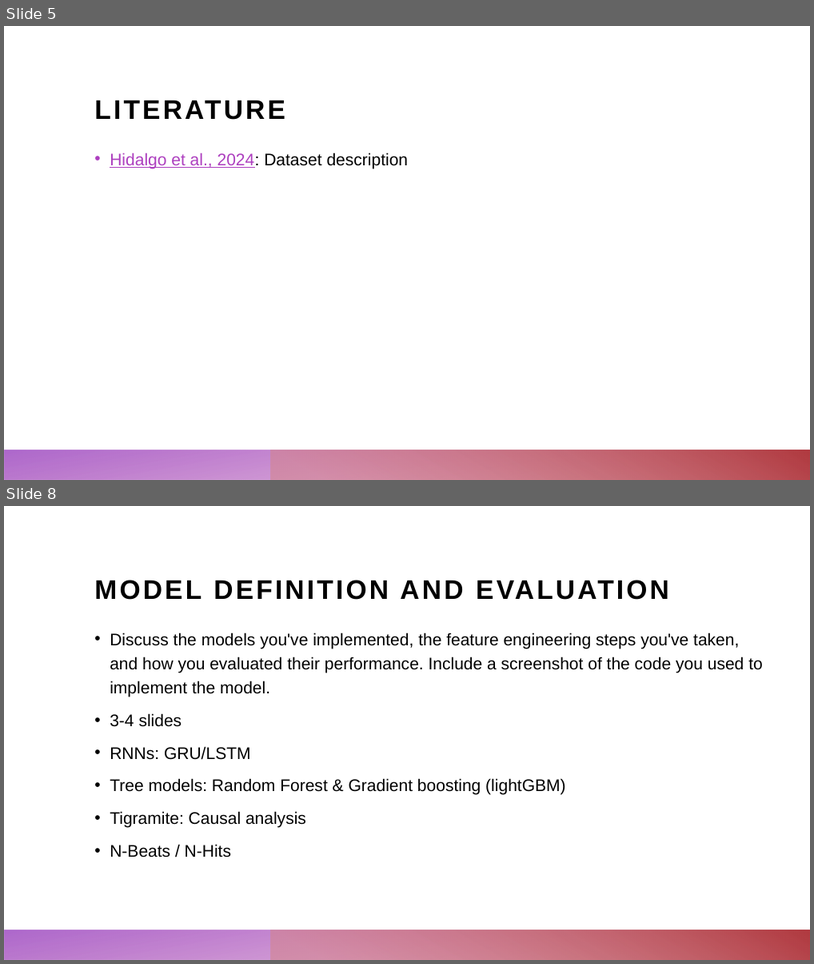
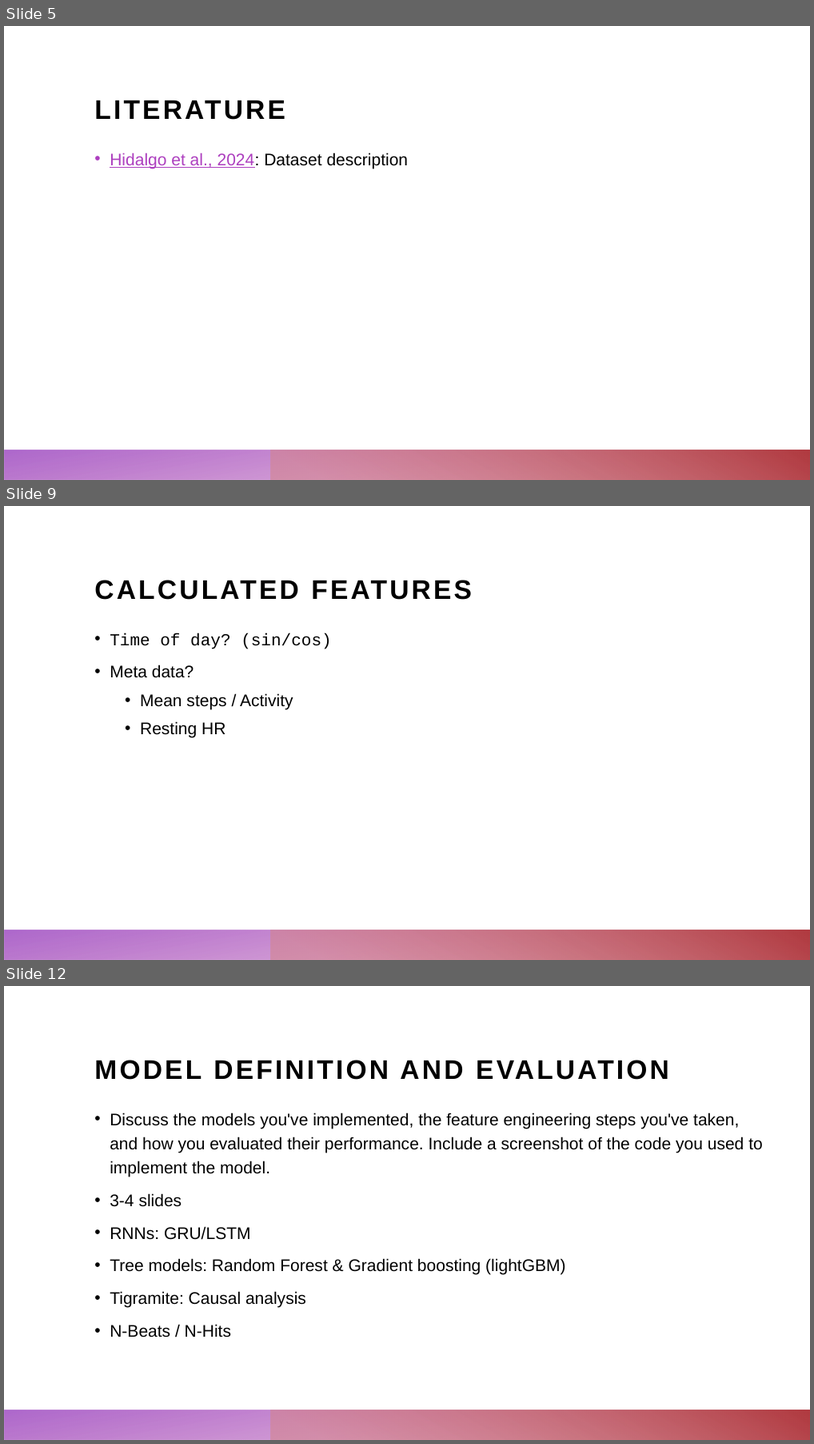
Before and after one commit to ChristopherKunze-Git/AdvancedTimeSeriesCourse-Engineering-Data, a slide deck: 4_Presentation/Blood_glucose_prediction.pptx. Shown one above the other, each under a label of ours: slides 5 and 8 before the commit, slides 5, 9 and 12 after it; the slides between them are not shown. The pictures are 814x964 and 814x1444 pixels, drawn with LibreOffice and Linux fonts; fonts in the diff are those of the drawing. Boxes give left, top, right and bottom in pixels: in the first picture for what was removed or moved away, otherwise in the second. Text is boxed around its words. In the diff, an @@ line names an element or a change of style, - is before the commit and + after.

```diff
--- a/4_Presentation/Blood_glucose_prediction.pptx
+++ b/4_Presentation/Blood_glucose_prediction.pptx
@@ slide 9 added at <box>4,506,810,960</box>, background #FFFFFF; not listed: 2 template elements that a slide beside it also shows @@
@@ title added at <box>94,580,472,600</box>, 32 pt, text #000000, bold @@
+CALCULATED FEATURES
@@ text added at <box>110,633,332,738</box>, 20 pt, text #000000 @@
+• Time of day? (sin/cos)
+• Meta data?
+  • Mean steps / Activity
+  • Resting HR
@@ what was slide 8 is now slide 12 @@
```
Also in this commit, not shown: 6 slides changed, 4 other slides added.
